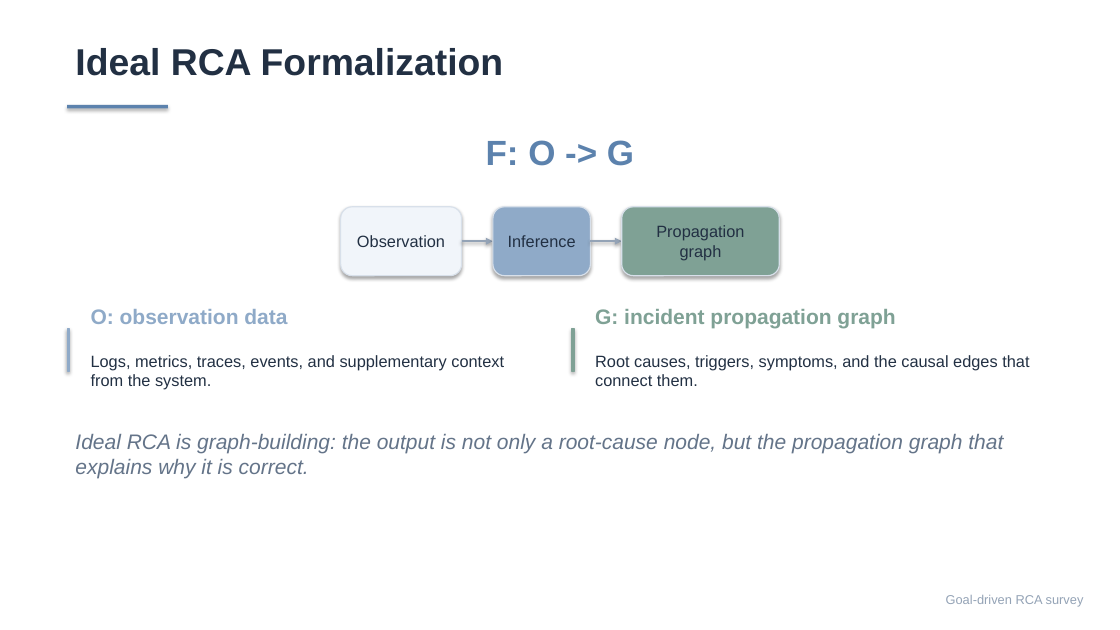
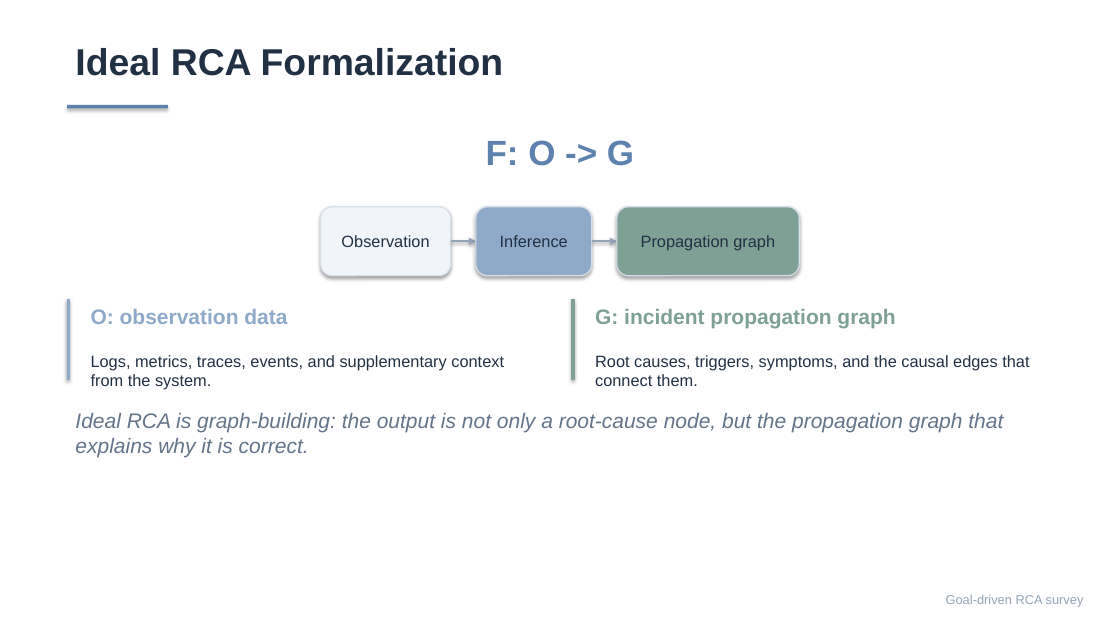
Before and after one commit to Lincyaw/paperops, a slide deck: slide 8 of examples/self-intro/diagnostic_world_model.pptx. Drawn at 1120x630 pixels with LibreOffice and Linux fonts; fonts in the diff are those of the drawing. Boxes give left, top, right and bottom in pixels: in the first picture for what was removed or moved away, otherwise in the second. Text is boxed around its words. In the diff, an @@ line names an element or a change of style, - is before the commit and + after.

```diff
--- a/examples/self-intro/diagnostic_world_model.pptx
+++ b/examples/self-intro/diagnostic_world_model.pptx
@@ rounded rectangle "Observation": place and size @@
-rounded rectangle "Observation" at [341, 207, 462, 276]
+rounded rectangle "Observation" at [321, 207, 451, 276]
@@ rounded rectangle "Inference": place and size @@
-rounded rectangle "Inference" at [493, 207, 591, 276]
+rounded rectangle "Inference" at [476, 207, 592, 276]
@@ rounded rectangle "Propagation graph": place and size @@
-rounded rectangle "Propagation graph" at [622, 207, 780, 276]
+rounded rectangle "Propagation graph" at [617, 207, 799, 276]
@@ arrow moved from (461, 241) - (493, 241) to (450, 241) - (476, 241) @@
@@ arrow moved from (591, 241) - (622, 241) to (592, 241) - (617, 241) @@
@@ rectangle: place and size @@
-rectangle at [67, 329, 70, 371]
+rectangle at [67, 299, 70, 380]
@@ rectangle: place and size @@
-rectangle at [572, 329, 575, 371]
+rectangle at [572, 299, 575, 380]
@@ text "Ideal RCA is graph-building: the ...": place and size @@
-text "Ideal RCA is graph-building: the ..." at [75, 434, 1003, 479]
+text "Ideal RCA is graph-building: the ..." at [75, 413, 1003, 457]
```
Also in this commit, not shown: 19 other slides changed, 10 other files.
